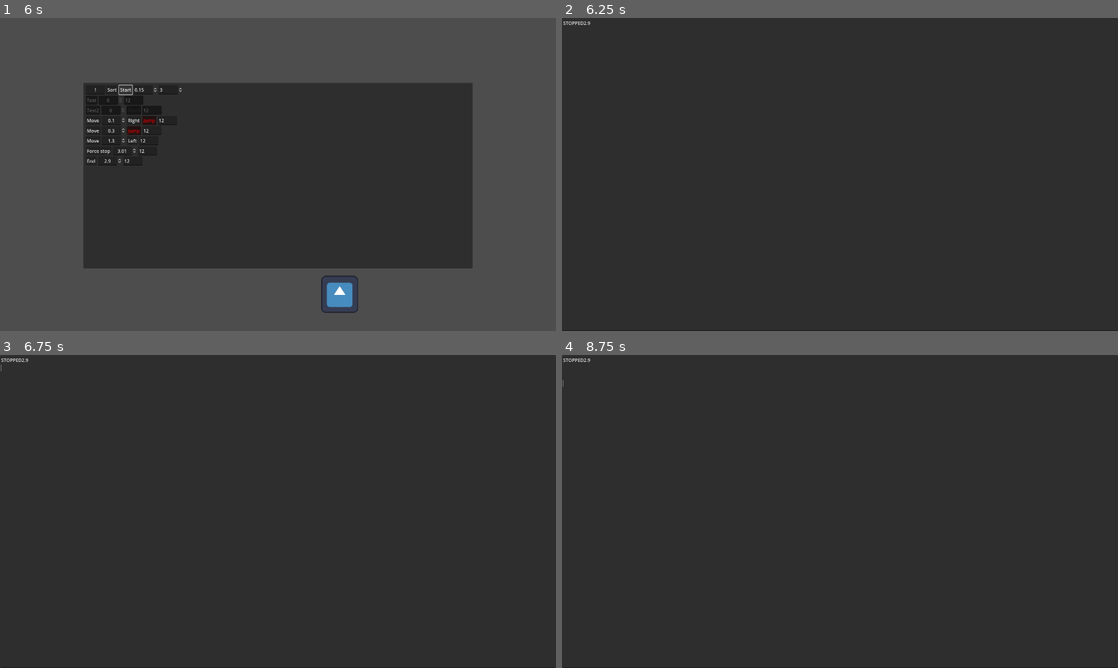
Above: before the commit, frames 1-4 (two rows, left to right).
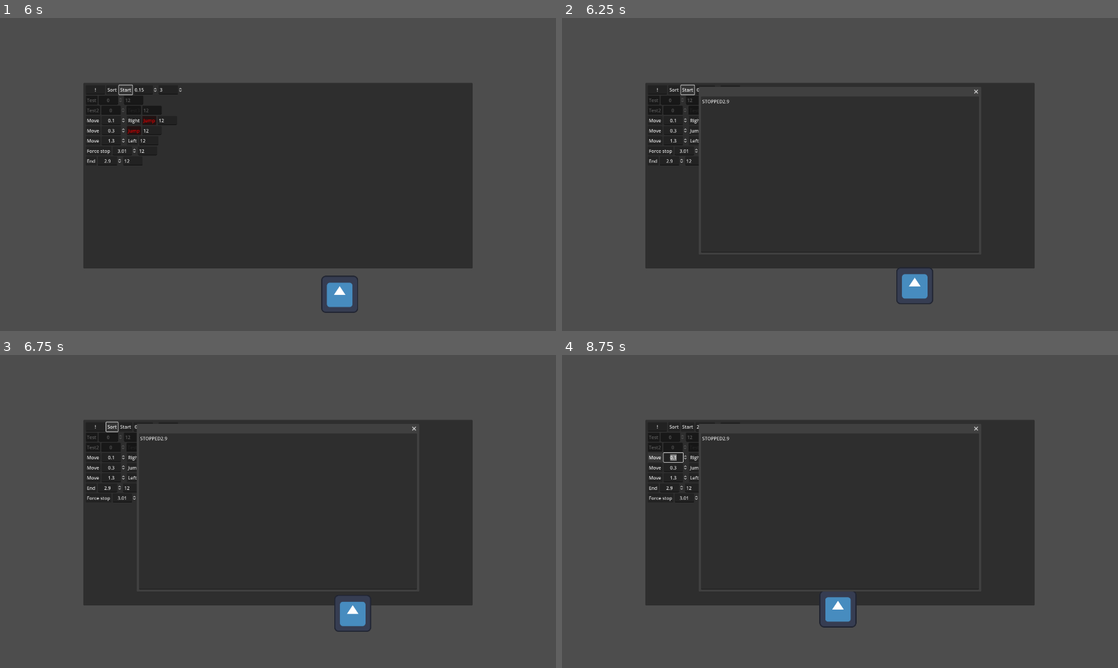
Above: after the commit, the same moments.

Repository: MarshallNekiu/ClockMethod
Game: Godot game, scene res://scenes/test.tscn
Same seed, same stepped clock (60 frames per second), same inputs: the game is played once before the commit and once after it. The engine's default icon, where the game draws it, is replaced by a stand-in: a white triangle on a blue panel in a dark square.
Inputs (mouse positions are in pixels of both pictures, inside the frame that each line leads up to):
- Up to frame 1 (6 s): click (133, 99) at 0.52 s; type "12" at 0.6 s; click (150, 108) at 0.75 s; type "12" at 0.83 s; click (166, 121) at 0.98 s; type "12" at 1.07 s; click (150, 130) at 1.27 s; type "12" at 1.35 s; click (150, 140) at 1.5 s; type "12" at 1.58 s; click (150, 149) at 1.73 s; type "12" at 1.82 s; click (133, 161) at 2.02 s; type "12" at 2.1 s; click "Test" at 2.75 s; click "Test2" at 3.5 s; click "Test3" at 4.25 s; click "Start" at 5 s; click "Start" at 5.75 s
- Up to frame 2 (6.25 s): no input
- Up to frame 3 (6.75 s): click "Sort" at 6.5 s
- Up to frame 4 (8.75 s): click "Move" at 7.25 s; tap Enter (ui_accept) at 8, 8.27 s; hold Right (ui_right) from 8.03 s (still down)

Frame 1 is identical in both runs. In frame 2, 59% of the frame differs, in the area x 0-100%, y 0-100%; in frame 3, 59%; in frame 4, 59%.

Commit message:
Update GlobalScript.gd

Diff:
--- a/scripts/GlobalScript.gd
+++ b/scripts/GlobalScript.gd
@@ -11,7 +11,7 @@
 
 	var window := Window.new()
 	window.name = "Debugger"
-	window.size = requester.get_viewport_rect().size
+	window.size = requester.get_viewport_rect().size * 0.5
 	window.initial_position = Window.WINDOW_INITIAL_POSITION_CENTER_MAIN_WINDOW_SCREEN
 	requester.add_child(window, true, Node.INTERNAL_MODE_BACK)
 	window.connect("close_requested", func (): window.queue_free())
